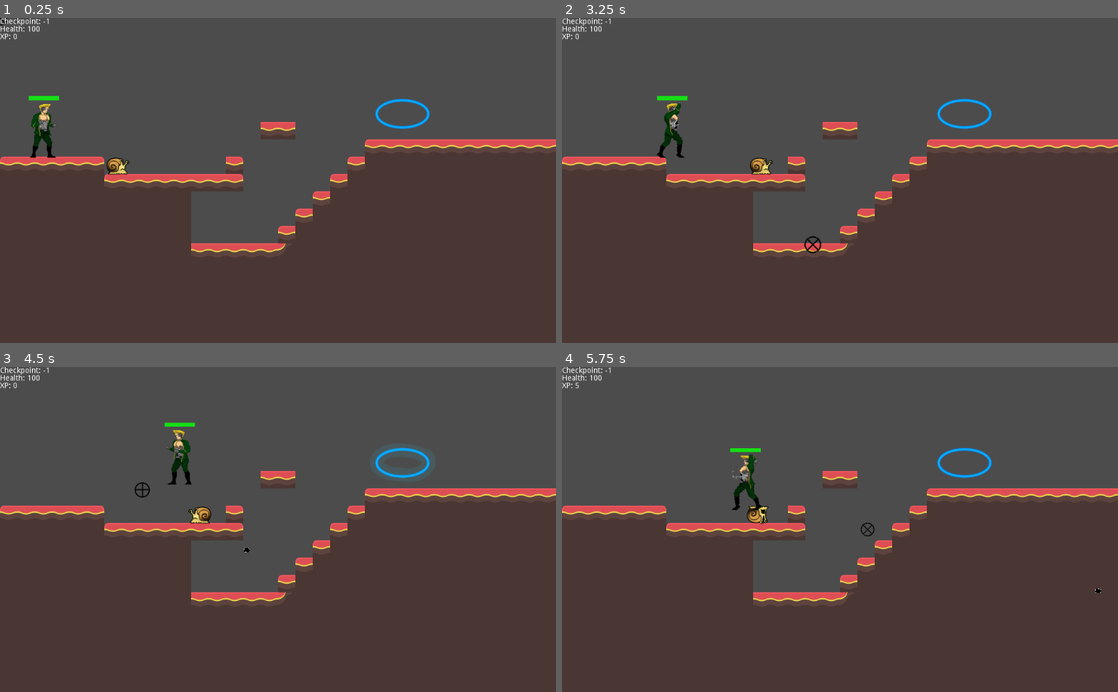
Above: before the commit, frames 1-4 (two rows, left to right).
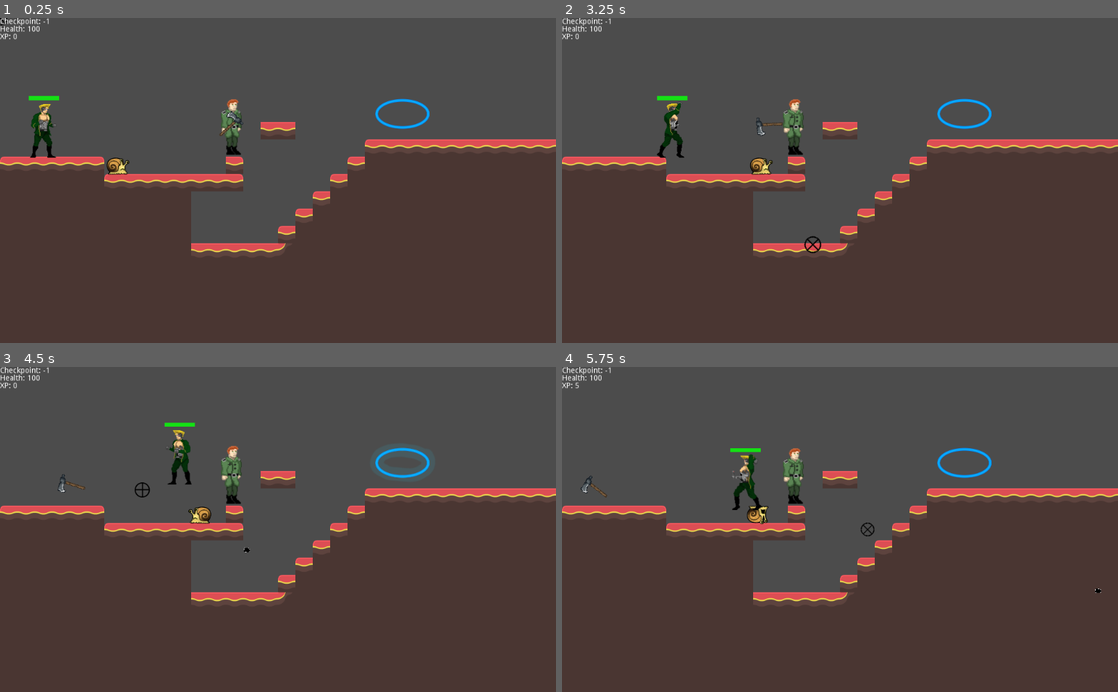
Above: after the commit, the same moments.

Repository: jfdoming/Project-B
Game: Godot game, scene res://scenes/Level2.tscn
The game is run twice, just before and just after one commit, with the same random seed, the same clock (stepped at 60 frames per second) and the same inputs. This scene is started directly instead of the project's main scene.
Inputs (mouse positions are in pixels of both pictures, inside the frame that each line leads up to):
- Up to frame 1 (0.25 s): no input
- Up to frame 2 (3.25 s): move the mouse to (962, 164) at 0.52 s; hold Right (ui_right) 0.53-2.03 s; click (962, 164) at 0.6 s; tap Space (ui_select) at 0.77, 1.52, 3.02 s; move the mouse to (728, 196) at 1.27 s; tap F (fire_chest) at 1.35, 2.85 s; move the mouse to (895, 109) at 2.02 s; hold Left (ui_left) 2.03-2.78 s; click (895, 109) at 2.1 s; move the mouse to (812, 245) at 2.77 s; hold Right (ui_right) from 2.78 s (still down)
- Up to frame 3 (4.5 s): move the mouse to (444, 578) at 3.52 s; click (444, 578) at 3.6 s; tap Space (ui_select) at 3.77 s; move the mouse to (111, 480) at 4.27 s; release Right (ui_right) at 4.28 s; hold Left (ui_left) from 4.28 s (still down); tap F (fire_chest) at 4.35 s
- Up to frame 4 (5.75 s): tap Space (ui_select) at 4.52 s; move the mouse to (867, 529) at 5.02 s; release Left (ui_left) at 5.03 s; hold Right (ui_right) from 5.03 s (still down); click (867, 529) at 5.1 s

The runs differ from the first frame. In frame 1, 0.4% of the frame differs, in the area x 39-44%, y 25-43%; in frame 2, 0.5%; in frame 3, 0.5%, in the area x 10-44%, y 24-43%; in frame 4, 0.5%.
Error in both runs: Invalid get index 'global_position' (on base: 'null instance'). (res://Player.gd:155)

Commit message:
Basic enemy - Gregory - throws axe like a boomerang

Diff:
--- /dev/null
+++ b/layout_elements/Boomerang.gd
@@ -0,0 +1,78 @@
+extends Node2D
+
+#Note: this boomerang axe follows the player, so there needs to be a player node if
+# there's a boomerang node.
+
+enum {IDLE, FLY, STICK}
+export (float) var throw_speed = 2 * 200
+onready var parent: = get_parent()
+var state: int = IDLE
+var velocity: = Vector2.ZERO
+var pos: = Vector2.ZERO
+var spin_speed: float = 4*220
+var timer_active = false
+onready var player_path = get_parent().get_parent().get_node("Sidescroller/Player")
+
+func _ready()->void:
+	idle_position()
+
+func _physics_process(delta):
+	match state:
+		IDLE:
+			idle()
+		FLY:
+			fly(delta)
+		STICK:
+			stick(delta)
+
+func idle()->void:
+	rotation_degrees = 0
+
+	if timer_active == false:
+		$Timer.start()
+		timer_active = true
+
+func fly(delta:float)->void:
+	pos += velocity*delta #variable for disconnecting from parent movement
+	global_position = pos
+	#spin
+	rotation_degrees += spin_speed*delta
+
+func stick(delta:float)->void:
+	#place for your solution
+	var target: = get_target()
+	var dist = global_position.distance_to(target)
+	if dist < throw_speed * delta:
+		idle_position()
+	else:
+		pos = pos.linear_interpolate(target, (throw_speed * delta)/dist)
+	global_position = pos
+	#spin
+	rotation_degrees += spin_speed*delta
+
+func throw()->void:
+	state = FLY
+	#$Timer.start()
+	velocity = (player_path.global_position - global_position).normalized()*throw_speed
+	#velocity = (get_global_mouse_position() - global_position).normalized() * throw_speed
+	pos = global_position #variable for disconnecting from parent movement
+
+#Position of axe in the hands of Gregory
+func idle_position()->void:
+	state = IDLE
+	global_position = get_target()
+
+#Returns position of Gregory
+func get_target()->Vector2:
+	return parent.global_position + Vector2(0,-2)
+
+#When timeout happens, axe flies back to Gregory
+func _on_Timer_timeout()->void:
+	if state == IDLE:
+		throw()
+
+	timer_active = false
+
+#when axe comes outside of the screen, come back to Gregory
+func _on_visibilityNode_screen_exited():
+	state = STICK
--- /dev/null
+++ b/layout_elements/Boomerang.tscn
@@ -0,0 +1,65 @@
+[gd_scene load_steps=3 format=2]
+
+[ext_resource path="res://layout_elements/Boomerang.gd" type="Script" id=1]
+[ext_resource path="res://assets/Gregory/axe.png" type="Texture" id=2]
+
+[node name="Boomerang" type="Node2D"]
+script = ExtResource( 1 )
+
+[node name="Sprite" type="Sprite" parent="."]
+position = Vector2( -0.258731, 0.476766 )
+scale = Vector2( 3.07194, 2.78967 )
+texture = ExtResource( 2 )
+
+[node name="Timer" type="Timer" parent="."]
+wait_time = 3.0
+one_shot = true
+
+[node name="visibilityNode4" type="VisibilityNotifier2D" parent="."]
+position = Vector2( -42.409, 44.8943 )
+rotation = 0.785398
+scale = Vector2( 0.312819, 0.306097 )
+
+[node name="visibilityNode7" type="VisibilityNotifier2D" parent="."]
+position = Vector2( -10.6588, 25.7858 )
+rotation = 0.785398
+scale = Vector2( 0.312819, 0.306097 )
+
+[node name="visibilityNode8" type="VisibilityNotifier2D" parent="."]
+position = Vector2( 43.8958, 3.42958 )
+rotation = 0.785398
+scale = Vector2( 0.312819, 0.306097 )
+
+[node name="visibilityNode9" type="VisibilityNotifier2D" parent="."]
+position = Vector2( 14.0829, -41.0762 )
+rotation = 0.785398
+scale = Vector2( 0.312819, 0.306097 )
+
+[node name="visibilityNode10" type="VisibilityNotifier2D" parent="."]
+position = Vector2( 34.2171, -21.234 )
+rotation = 0.785398
+scale = Vector2( 0.312819, 0.306097 )
+
+[node name="visibilityNode11" type="VisibilityNotifier2D" parent="."]
+position = Vector2( -11.6063, -40.3499 )
+rotation = 0.785398
+scale = Vector2( 0.312819, 0.306097 )
+
+[node name="visibilityNode5" type="VisibilityNotifier2D" parent="."]
+position = Vector2( -16.8694, -20.5362 )
+rotation = 0.785398
+scale = Vector2( 0.312819, 0.306097 )
+
+[node name="visibilityNode6" type="VisibilityNotifier2D" parent="."]
+position = Vector2( -21.8405, 15.1311 )
+rotation = 0.785398
+scale = Vector2( 0.312819, 0.306097 )
+[connection signal="timeout" from="Timer" to="." method="_on_Timer_timeout"]
+[connection signal="screen_exited" from="visibilityNode4" to="." method="_on_visibilityNode_screen_exited"]
+[connection signal="screen_exited" from="visibilityNode7" to="." method="_on_visibilityNode_screen_exited"]
+[connection signal="screen_exited" from="visibilityNode8" to="." method="_on_visibilityNode_screen_exited"]
+[connection signal="screen_exited" from="visibilityNode9" to="." method="_on_visibilityNode_screen_exited"]
+[connection signal="screen_exited" from="visibilityNode10" to="." method="_on_visibilityNode_screen_exited"]
+[connection signal="screen_exited" from="visibilityNode11" to="." method="_on_visibilityNode_screen_exited"]
+[connection signal="screen_exited" from="visibilityNode5" to="." method="_on_visibilityNode_screen_exited"]
+[connection signal="screen_exited" from="visibilityNode6" to="." method="_on_visibilityNode_screen_exited"]
--- /dev/null
+++ b/layout_elements/Gregory.gd
@@ -0,0 +1,4 @@
+extends KinematicBody2D
+
+func _ready():
+	$StandAnimation.play()
--- /dev/null
+++ b/layout_elements/Gregory.tscn
@@ -0,0 +1,41 @@
+[gd_scene load_steps=14 format=2]
+
+[ext_resource path="res://assets/Gregory/3.png" type="Texture" id=1]
+[ext_resource path="res://assets/Gregory/4.png" type="Texture" id=2]
+[ext_resource path="res://assets/Gregory/5.png" type="Texture" id=3]
+[ext_resource path="res://assets/Gregory/6.png" type="Texture" id=4]
+[ext_resource path="res://assets/Gregory/7.png" type="Texture" id=5]
+[ext_resource path="res://assets/Gregory/9.png" type="Texture" id=6]
+[ext_resource path="res://assets/Gregory/8.png" type="Texture" id=7]
+[ext_resource path="res://assets/Gregory/2.png" type="Texture" id=8]
+[ext_resource path="res://assets/Gregory/1.png" type="Texture" id=9]
+[ext_resource path="res://layout_elements/Gregory.gd" type="Script" id=10]
+[ext_resource path="res://layout_elements/Boomerang.tscn" type="PackedScene" id=11]
+
+[sub_resource type="SpriteFrames" id=1]
+animations = [ {
+"frames": [ ExtResource( 9 ), ExtResource( 8 ), ExtResource( 1 ), ExtResource( 2 ), ExtResource( 3 ), ExtResource( 4 ), ExtResource( 5 ), ExtResource( 7 ), ExtResource( 6 ) ],
+"loop": true,
+"name": "default",
+"speed": 18.0
+} ]
+
+[sub_resource type="RectangleShape2D" id=2]
+extents = Vector2( 23.3315, 100.74 )
+
+[node name="Gregory" type="KinematicBody2D"]
+collision_layer = 4
+collision_mask = 9
+script = ExtResource( 10 )
+
+[node name="StandAnimation" type="AnimatedSprite" parent="."]
+position = Vector2( 0, 4.72261 )
+scale = Vector2( 2.80513, 2.80513 )
+frames = SubResource( 1 )
+
+[node name="CollisionShape2D" type="CollisionShape2D" parent="."]
+visible = false
+position = Vector2( 3, 13.6867 )
+shape = SubResource( 2 )
+
+[node name="Boomerang" parent="." instance=ExtResource( 11 )]
--- a/project.godot
+++ b/project.godot
@@ -27,6 +27,10 @@
 [display]
 
 window/size/resizable=false
+
+[editor_plugins]
+
+enabled=PoolStringArray( "codeandweb.texturepacker" )
 
 [input]
 
--- a/scenes/Level2.tscn
+++ b/scenes/Level2.tscn
@@ -1,9 +1,10 @@
-[gd_scene load_steps=15 format=2]
+[gd_scene load_steps=16 format=2]
 
 [ext_resource path="res://assets/Tiles-Sheet.png" type="Texture" id=1]
 [ext_resource path="res://scenes/Sidescroller.tscn" type="PackedScene" id=2]
 [ext_resource path="res://layout_elements/BasicEnemy.tscn" type="PackedScene" id=3]
 [ext_resource path="res://layout_elements/Goal.tscn" type="PackedScene" id=4]
+[ext_resource path="res://layout_elements/Gregory.tscn" type="PackedScene" id=5]
 
 [sub_resource type="ConcavePolygonShape2D" id=1]
 segments = PoolVector2Array( 0, 0, 64, 0, 64, 0, 64, 64, 64, 64, 0, 64, 0, 64, 0, 0 )
@@ -229,6 +230,9 @@
 "_edit_vertical_guides_": [ 2094.19 ]
 }
 
+[node name="Gregory" parent="." instance=ExtResource( 5 )]
+position = Vector2( 851.963, 392.227 )
+
 [node name="Sidescroller" parent="." instance=ExtResource( 2 )]
 position = Vector2( -373.596, 177.384 )
 
@@ -267,6 +271,8 @@
 [node name="Goal" parent="TileMap" instance=ExtResource( 4 )]
 position = Vector2( 1483.56, 356.044 )
 
+[editable path="Gregory"]
+
 [editable path="Sidescroller"]
 
 [editable path="Sidescroller/Player"]
Not shown, added: addons/codeandweb.texturepacker/codeandweb.texturepacker_importer.gd
Not shown, added: addons/codeandweb.texturepacker/image_loader.gd
Not shown, added: addons/codeandweb.texturepacker/plugin.cfg
Not shown, added: addons/codeandweb.texturepacker/texturepacker_import_spritesheet.gd
Not shown, added: addons/codeandweb.texturepacker/texturepacker_import_tileset.gd
Binary file added: assets/Gregory/1.png
Not shown, added: assets/Gregory/1.png.import
Binary file added: assets/Gregory/2.png
Not shown, added: assets/Gregory/2.png.import
Binary file added: assets/Gregory/3.png
Not shown, added: assets/Gregory/3.png.import
Binary file added: assets/Gregory/4.png
(and 16 more such lines)
